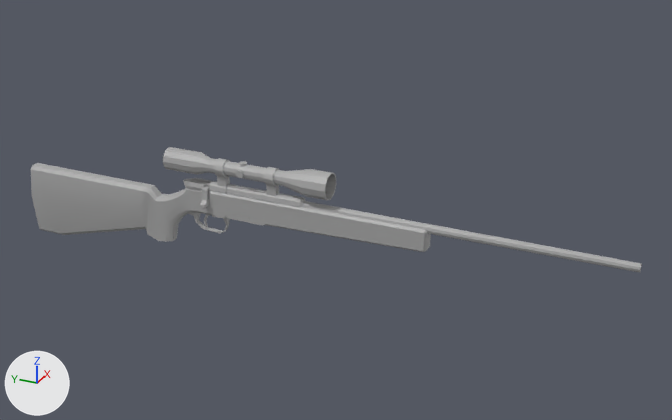
One commit to the FBX model Assets/Models/Guns/Sniper_Rifle.fbx: the scene before it, then after it.
One viewpoint serves both versions: a 50 mm lens placed at (-1.227, -0.594, 0.661), pointed at (0.036, -0.026, 0.029). Lighting does not change. The marker at lower left points along +X, +Y and +Z. Where no turn or scale is listed for an object, it has been applied to the vertices.

The first picture shows 'Magazine', 'Rifle_base', 'Rifle_bolt'.
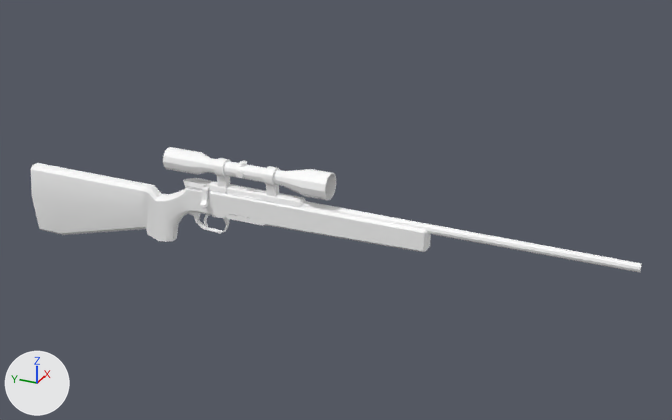
Where the newer file only moved an object's origin or applied its transform, the numbers keep the older frame.

Where the change shows, as pixel boxes (x1, y1, x2, y2) in the pictures (672 x 420 px; the box of a moved part takes in the faces that stretch with it):
'Magazine', reshaped, moved, rescaled: (226, 214, 249, 223) in both
part 1 of me_mesh_002, moved or reshaped: (236, 170, 243, 178) in both
part 2 of me_mesh_002, cut back: before (214, 158, 279, 196); after (214, 158, 280, 197)
part 3 of me_mesh_002, recoloured (grey to white): (31, 147, 642, 272) in both
part 4 of me_mesh_001, added: after (226, 214, 249, 223)
part 5 of me_mesh_001, deleted: before (226, 214, 249, 223)
part 6 of me_mesh, moved or reshaped: (183, 178, 210, 208) in both

Diff of the bpy script that builds the scene:
```diff
--- a/Assets/Models/Guns/Sniper_Rifle.fbx.py
+++ b/Assets/Models/Guns/Sniper_Rifle.fbx.py
@@ me_mesh_001 @@
 # used by ob_magazine; location = (0.0, 0.12, 0.017); rotation_euler = (1.571, 0.0, 0.0), in degrees (90, 0, 0); scale = (0.0208, 0.0312, 0.01)
-me_mesh_001.from_pydata(...)  # 34 vertices, 22 faces; spans x -0.59..0.5, y -0.5..0.66, z -3.53..3.53
-me_mesh_001.materials.append(mat_standardsurface1)  # grey #aaaaaa
+me_mesh_001.from_pydata(...)  # 53 vertices, 38 faces; spans x -1.23..1.24, y -7.51..-3.96, z -15.49..-8.44
+# me_mesh_001 part 4: 53 vertices added at x -1.23..1.24, y -7.51..-3.96, z -15.49..-8.44
+# me_mesh_001 part 5: 34 vertices removed from x -0.59..0.5, y -0.5..0.66, z -3.53..3.53
+me_mesh_001.materials.append(mat_standardsurface1_001)  # white #ffffff
@@ me_mesh_002 @@
-me_mesh_002.from_pydata(...)  # 760 vertices, 803 faces; spans x -0.022..0.022, y -0.537..0.537, z -0.107..0.107
+me_mesh_002.from_pydata(...)  # 732 vertices, 773 faces; spans x -0.022..0.022, y -0.537..0.537, z -0.107..0.107
+# me_mesh_002 part 1: the loose piece of 42 vertices spanning x -0.015..-0.01, y 0.09..0.102, z 0.078..0.09 is moved by (-0.001, 0.0, 0.0), in mat_standardsurface1_001 (white #ffffff)
+# me_mesh_002 part 2
+# 44 vertices are removed from x -0.006..0.006, y 0.035..0.143, z 0.054..0.073
+# 58 faces are deleted
+# 12 vertices in x 0.007..0.014, y 0.035..0.143, z 0.084..0.097 move by (0.001, 0.0, 0.001)
+# 12 vertices in x -0.014..-0.007, y 0.035..0.143, z 0.084..0.097 move by (-0.001, 0.0, 0.001)
+# 8 vertices in x -0.007..0.007, y 0.035..0.143, z 0.071 move by (0.0, 0.0, -0.009)
+# 8 vertices in x 0.008..0.01, y 0.035..0.143, z 0.074..0.076 move by (-0.002, 0.0, -0.002)
+# 8 vertices in x -0.01..-0.008, y 0.035..0.143, z 0.074..0.076 move by (0.002, 0.0, -0.002)
+# 42 vertices move within x -0.006..0.006, y 0.09..0.102, z 0.095..0.1
+# 8 vertices are added at x 0.0, y 0.035..0.143, z 0.052..0.072
+# 8 new vertices lie (0.0, 0.0, -0.01) away from vertices in x -0.007..0.007, y 0.035..0.143, z 0.071
+# 28 new faces join them
+# me_mesh_002 part 3: 685 faces spanning x -0.022..0.022, y -0.537..0.537, z -0.107..0.107 switch from mat_standardsurface1 (grey #aaaaaa) to mat_standardsurface1_001 (white #ffffff)
@@ me_mesh @@
 me_mesh.from_pydata(...)  # 102 vertices, 90 faces; spans x -0.026..0.0099, y -0.0558..0.0082, z -0.0317..0.0044
-me_mesh.materials.append(mat_standardsurface1)  # grey #aaaaaa
+# me_mesh part 6: all 91 vertices in x -0.026..0.0099, y -0.0474..0.0082, z -0.0317..0.0044 are moved by (0.0, 0.2335, 0.0488)
+me_mesh.materials.append(mat_standardsurface1_001)  # white #ffffff
@@ ob_magazine @@
 ob_magazine = bpy.data.objects.new('Magazine', me_mesh_001)
-ob_magazine.location = (0.0, 0.12, 0.017)
+ob_magazine.location = (0.0, 0.0, 0.075)
 ob_magazine.rotation_euler = (1.571, 0.0, 0.0)  # degrees (90, 0, 0)
-ob_magazine.scale = (0.0208, 0.0312, 0.01)
+ob_magazine.scale = (0.01, 0.01, 0.01)
```
